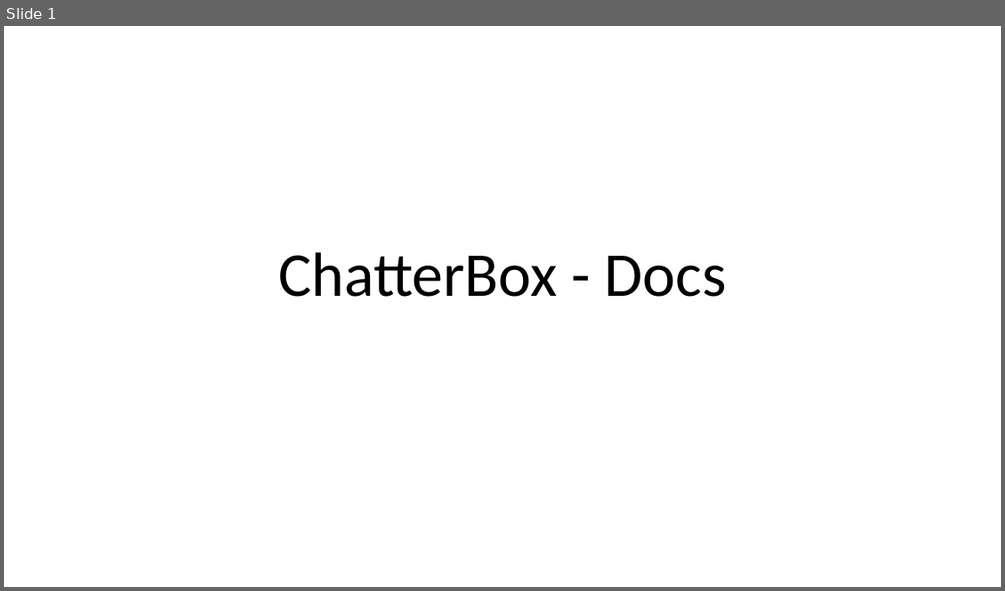
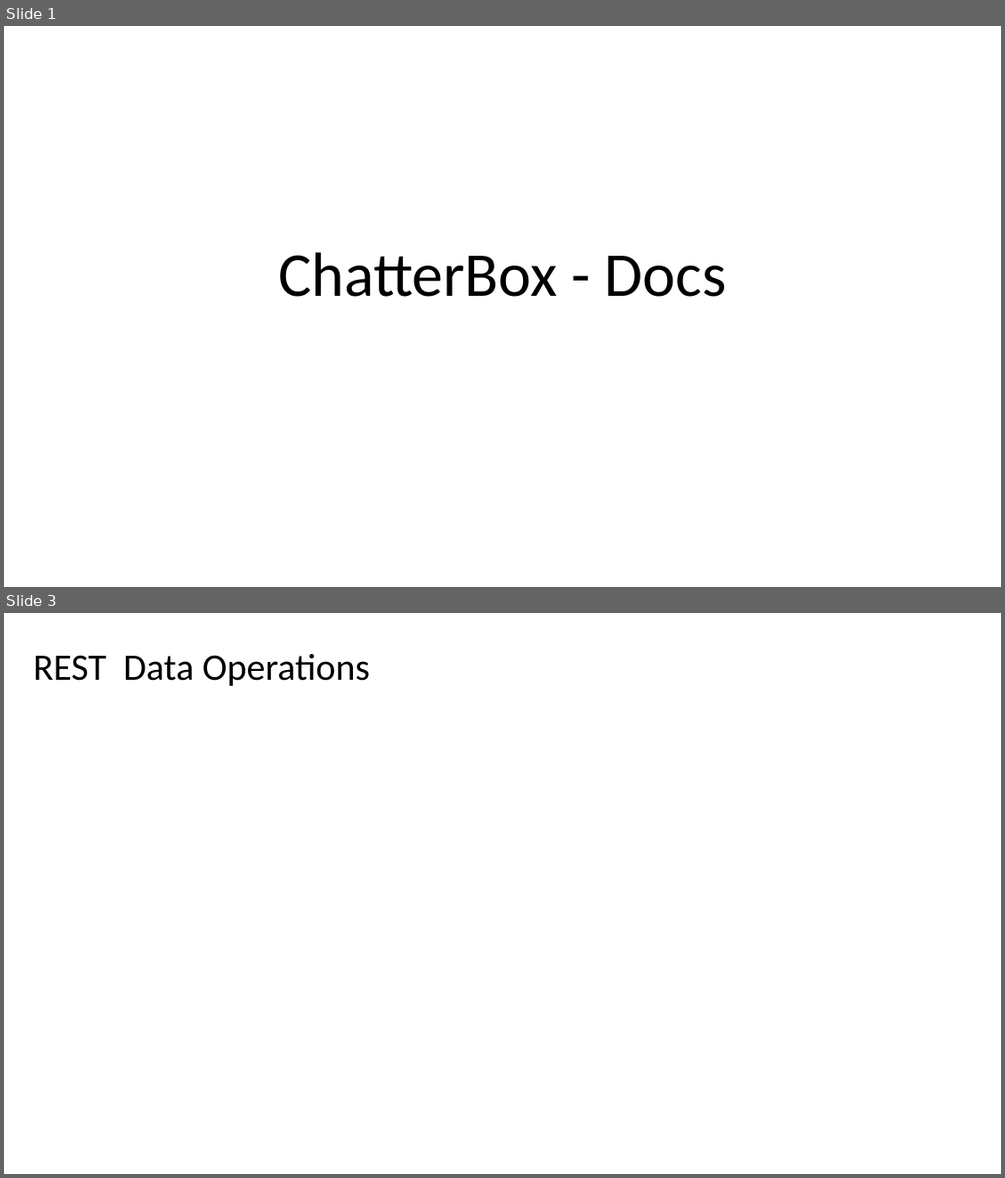
Before and after one commit to Sourav-98/Ping.Me-ChatApplication, a slide deck: Docs/chatterbox-db-schemas.pptx. Shown one above the other, each under a label of ours: slide 1 before the commit, slides 1 and 3 after it; the slides between them are not shown. The pictures are 1005x591 and 1005x1178 pixels, drawn with LibreOffice and Linux fonts; fonts in the diff are those of the drawing. Boxes give left, top, right and bottom in pixels: in the first picture for what was removed or moved away, otherwise in the second. Text is boxed around its words. In the diff, an @@ line names an element or a change of style, - is before the commit and + after.

```diff
--- a/Docs/chatterbox-db-schemas.pptx
+++ b/Docs/chatterbox-db-schemas.pptx
@@ slide 3 added at <box>4,613,1001,1174</box>, background #FFFFFF @@
@@ title added at <box>33,654,370,686</box>, 36 pt, text #000000 @@
+REST Data Operations
```
Also in this commit, not shown: 1 other slide added, 1 slide removed, 16 other files.
